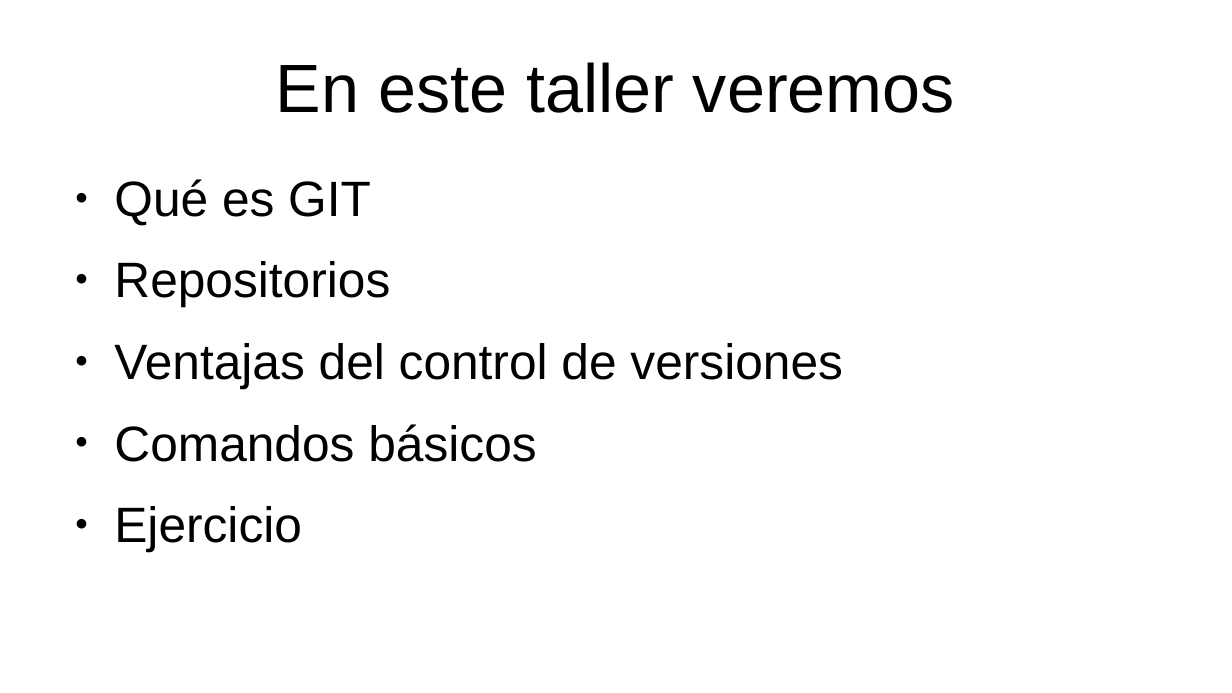
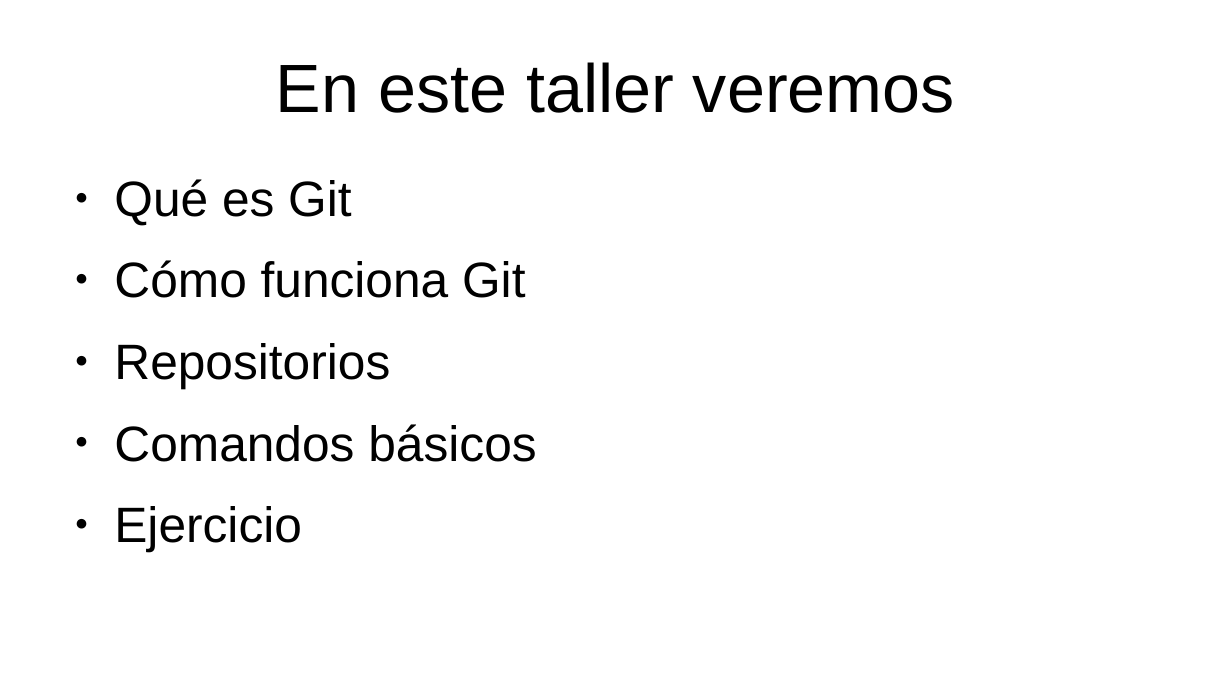
Before and after one commit to p4b10r/git-basico, a slide deck: slide 2 of TALLER GIT.odp. Drawn at 1232x693 pixels with LibreOffice and Linux fonts; fonts in the diff are those of the drawing. Boxes give left, top, right and bottom in pixels: in the first picture for what was removed or moved away, otherwise in the second. Text is boxed around its words. In the diff, an @@ line names an element or a change of style, - is before the commit and + after.

```diff
--- a/TALLER GIT.odp
+++ b/TALLER GIT.odp
@@ text at [114, 179, 525, 298]: text changed @@
-● Qué es GIT
+● Qué es Git
+● Cómo funciona Git
@@ text at [114, 343, 843, 388]: paragraph removed @@
-● Ventajas del control de versiones
```
Also in this commit, not shown: 1 other slide changed, 12 slides added, 9 other files.
